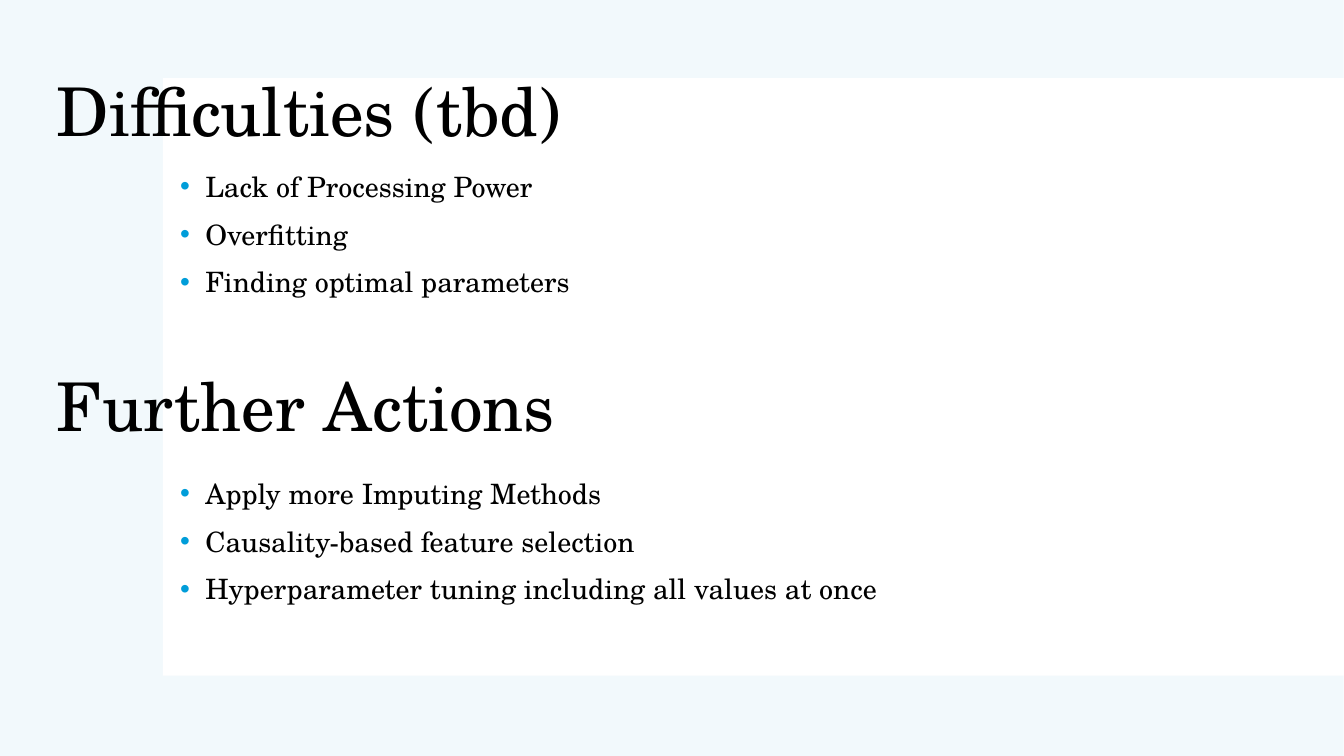
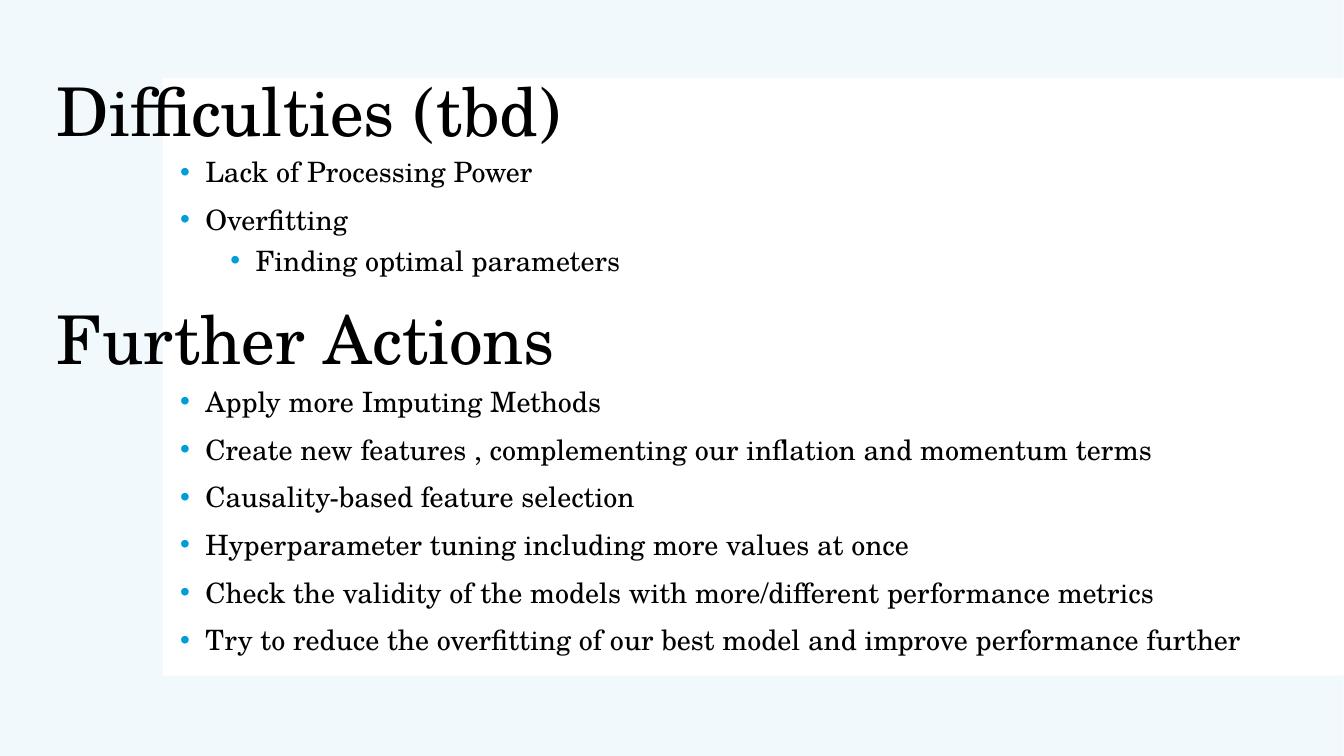
Before and after one commit to AtK42/ML_stonks_2021, a slide deck: slide 9 of Group2_ML_Project_Presentation.pptx. Drawn at 1344x756 pixels with LibreOffice and Linux fonts; fonts in the diff are those of the drawing. Boxes give left, top, right and bottom in pixels: in the first picture for what was removed or moved away, otherwise in the second. Text is boxed around its words. In the diff, an @@ line names an element or a change of style, - is before the commit and + after.

```diff
--- a/Group2_ML_Project_Presentation.pptx
+++ b/Group2_ML_Project_Presentation.pptx
@@ text "Lack of Processing Power" moved from (x1=205, y1=176, x2=569, y2=298) to (x1=205, y1=161, x2=620, y2=277) @@
@@ text at (x1=256, y1=250, x2=620, y2=277): list level 1 to 2 in "Finding optimal parameters" @@
@@ title "Further Actions" moved from (x1=57, y1=381, x2=555, y2=432) to (x1=57, y1=314, x2=555, y2=365) @@
@@ text "Apply more Imputing Methods" moved from (x1=205, y1=483, x2=877, y2=605) to (x1=205, y1=391, x2=1241, y2=656) @@
@@ text at (x1=205, y1=439, x2=1152, y2=466): paragraph added @@
+• Create new features , complementing our inflation and momentum terms
@@ text at (x1=205, y1=534, x2=1241, y2=656): text changed @@
-• Hyperparameter tuning including all values at once
+• Hyperparameter tuning including more values at once
+• Check the validity of the models with more/different performance metrics
+• Try to reduce the overfitting of our best model and improve performance further
```
Also in this commit, not shown: 1 other slide changed.
